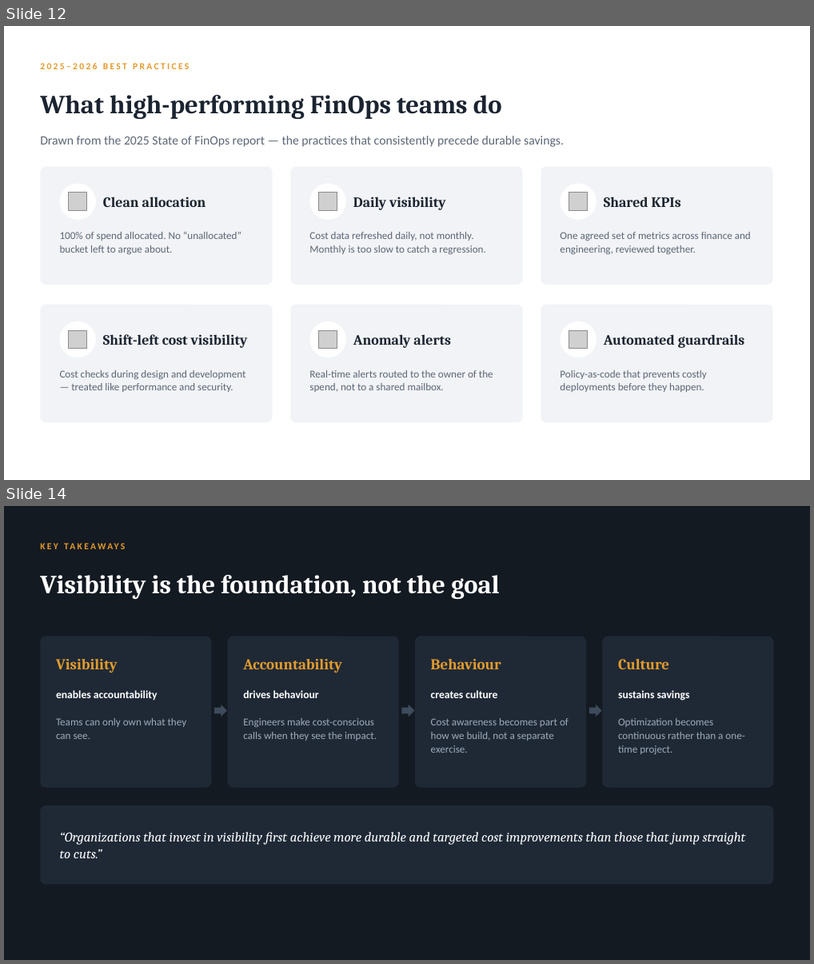
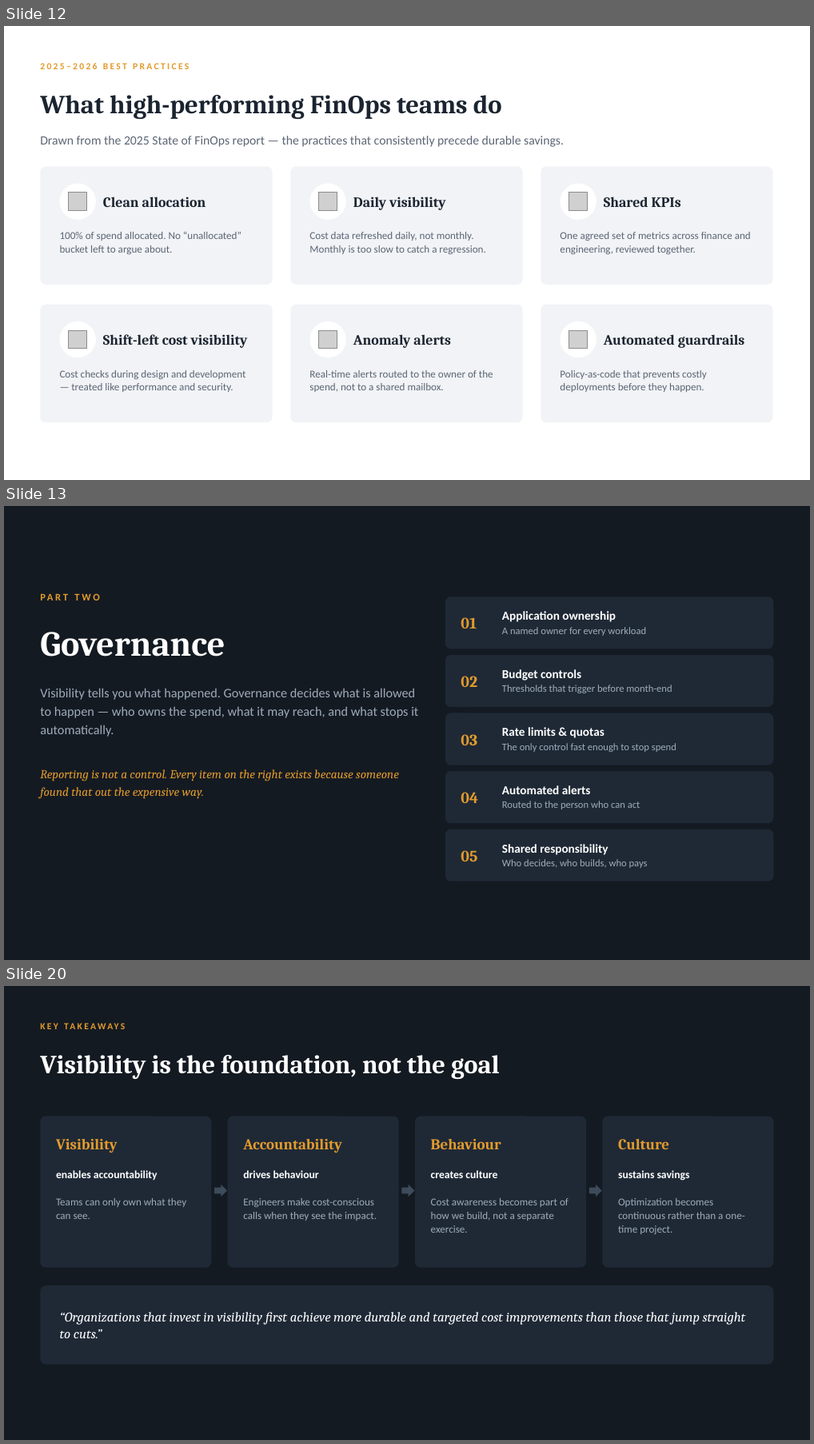
Before and after one commit to arielga5-code/Finops, a slide deck: presentations/finops-gaining-visibility-cfo.pptx. Shown one above the other, each under a label of ours: slides 12 and 14 before the commit, slides 12, 13 and 20 after it; the slides between them are not shown. The pictures are 814x964 and 814x1444 pixels, drawn with LibreOffice and Linux fonts; fonts in the diff are those of the drawing; grey boxes stand for pictures. Boxes give left, top, right and bottom in pixels: in the first picture for what was removed or moved away, otherwise in the second. Text is boxed around its words. In the diff, an @@ line names an element or a change of style, - is before the commit and + after.

```diff
--- a/presentations/finops-gaining-visibility-cfo.pptx
+++ b/presentations/finops-gaining-visibility-cfo.pptx
@@ slide 13 added at (4, 506, 810, 960), background #141A22 @@
@@ text added at (40, 588, 403, 606), 12 pt, text #E39B2C, bold @@
+PART TWO
@@ rounded rectangle added at (446, 596, 774, 648), fill #1F2936 @@
@@ text added at (461, 617, 477, 628), 19 pt, text #E39B2C, bold @@
+01
@@ text added at (502, 611, 646, 636), 12 pt, text #9EABBA @@
+Application ownership
+A named owner for every workload
@@ text added at (40, 632, 225, 656), 42 pt, text #FFFFFF, bold @@
+Governance
@@ rounded rectangle added at (446, 655, 774, 707), fill #1F2936 @@
@@ text added at (502, 669, 672, 693), 12 pt, text #9EABBA @@
+Budget controls
+Thresholds that trigger before month-end
@@ text added at (40, 688, 418, 736), 15.5 pt, text #9EABBA @@
+Visibility tells you what happened. Governance decides what is allowed to happen — who owns the spend, what it may reach, and what stops it automatically.
@@ text added at (461, 676, 478, 687), 19 pt, text #E39B2C, bold @@
+02
@@ rounded rectangle added at (446, 713, 774, 765), fill #1F2936 @@
@@ text added at (461, 734, 478, 745), 19 pt, text #E39B2C, bold @@
+03
@@ text added at (502, 727, 677, 752), 12 pt, text #9EABBA @@
+Rate limits & quotas
+The only control fast enough to stop spend
@@ text added at (40, 769, 399, 799), 14.5 pt, text #E39B2C, italic @@
+Reporting is not a control. Every item on the right exists because someone found that out the expensive way.
@@ rounded rectangle added at (446, 771, 774, 823), fill #1F2936 @@
@@ text added at (461, 792, 478, 803), 19 pt, text #E39B2C, bold @@
+04
@@ text added at (502, 785, 641, 809), 12 pt, text #9EABBA @@
+Automated alerts
+Routed to the person who can act
@@ rounded rectangle added at (446, 829, 774, 881), fill #1F2936 @@
@@ text added at (461, 850, 478, 861), 19 pt, text #E39B2C, bold @@
+05
@@ text added at (502, 844, 648, 868), 12 pt, text #9EABBA @@
+Shared responsibility
+Who decides, who builds, who pays
@@ what was slide 14 is now slide 20 @@
```
Also in this commit, not shown: 3 slides changed, 5 other slides added, 9 other files.
